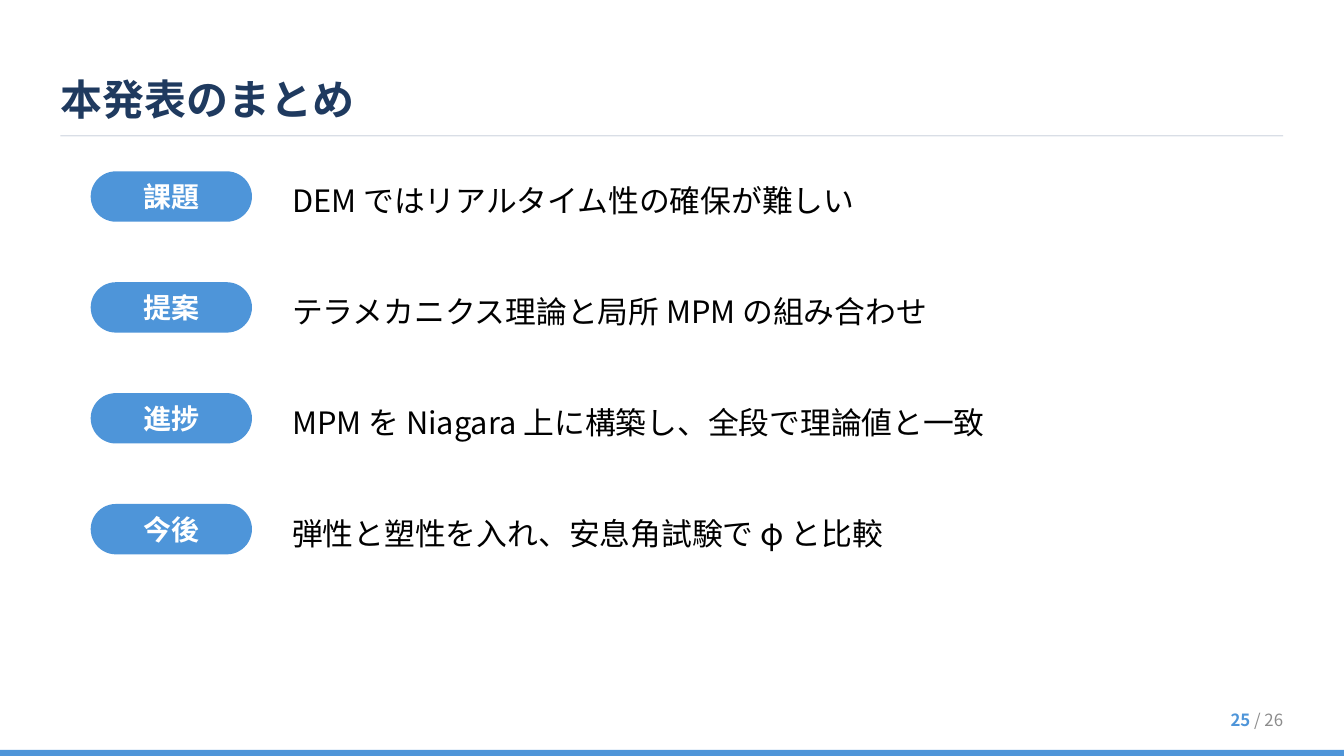
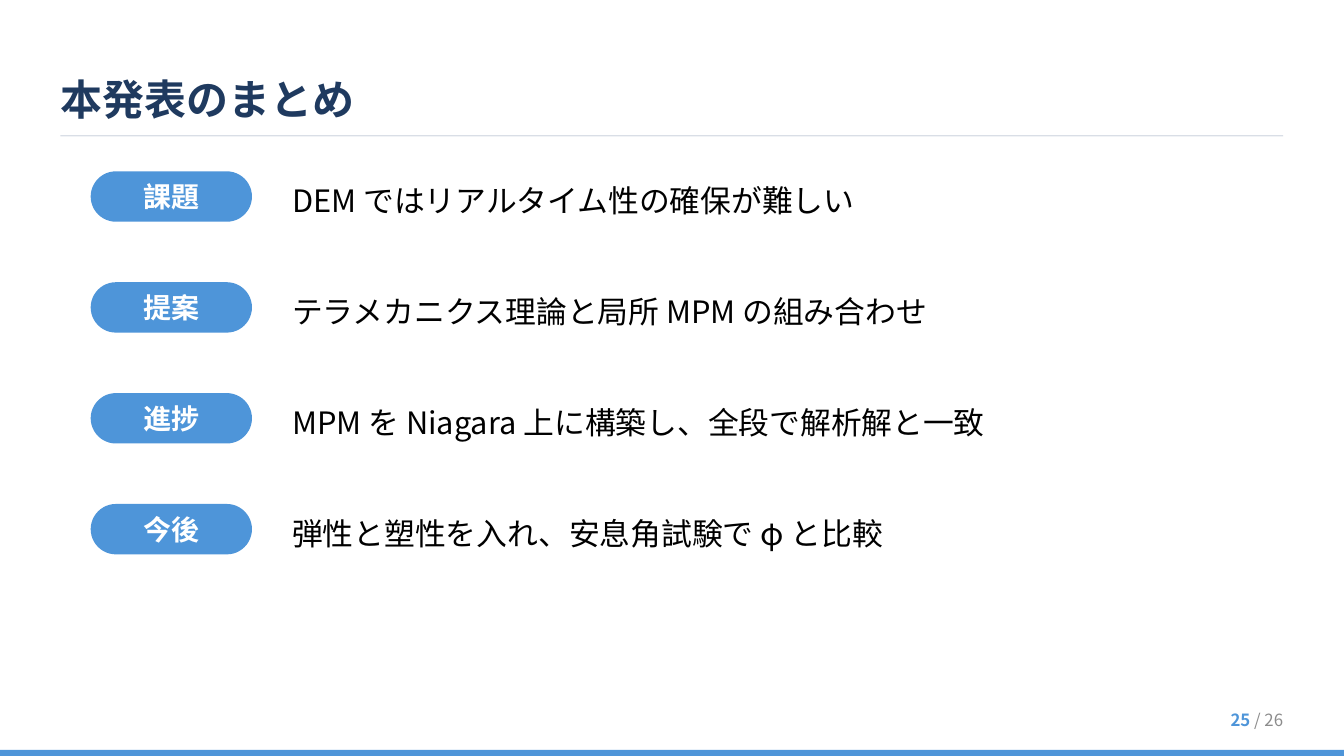
Before and after one commit to niki0113/MyProject5, a slide deck: slide 25 of Docs/Slides/S2520110_仁木祥真_20261028.pptx. Drawn at 1344x756 pixels with LibreOffice and Linux fonts; fonts in the diff are those of the drawing. Boxes give left, top, right and bottom in pixels: in the first picture for what was removed or moved away, otherwise in the second. Text is boxed around its words. In the diff, an @@ line names an element or a change of style, - is before the commit and + after.

```diff
--- a/Docs/Slides/S2520110_仁木祥真_20261028.pptx
+++ b/Docs/Slides/S2520110_仁木祥真_20261028.pptx
@@ text at [292, 408, 985, 442]: text changed @@
-MPM を Niagara 上に構築し、全段で理論値と一致
+MPM を Niagara 上に構築し、全段で解析解と一致
```
Also in this commit, not shown: 3 other slides changed, 1 other file.
